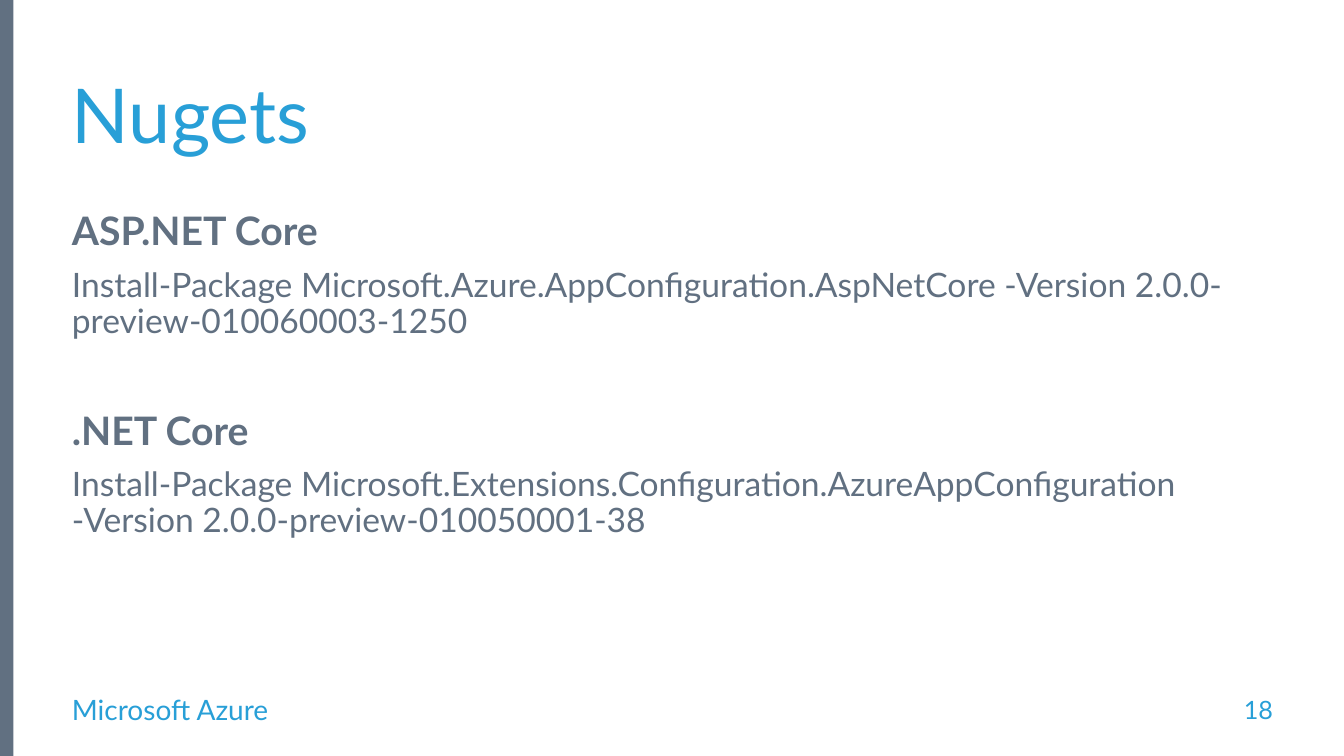
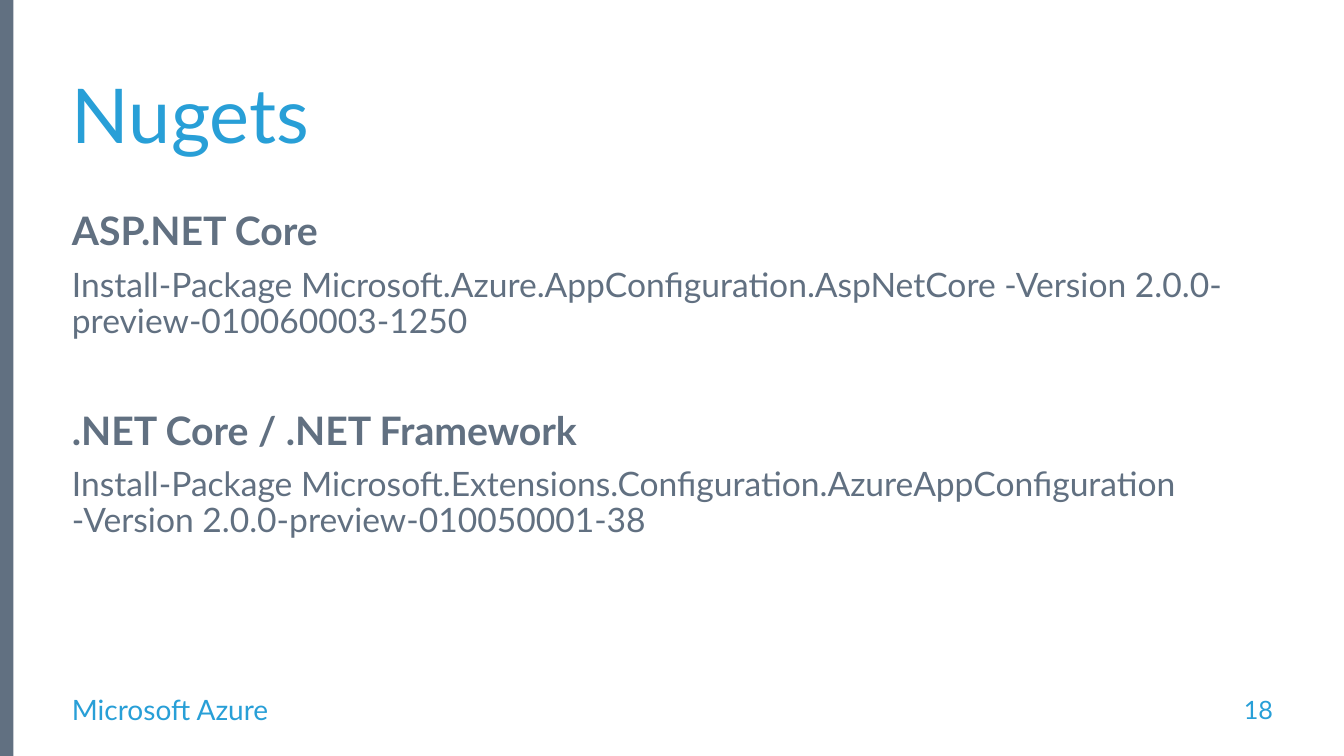
Before and after one commit to calloncampbell/Azure-App-Configuration-DemoWebApp, a slide deck: slide 18 of presentation/Centralized configuration with Azure App Configuration.pptx. Drawn at 1344x756 pixels with LibreOffice and Linux fonts; fonts in the diff are those of the drawing; background and template pictures are left out. Boxes give left, top, right and bottom in pixels: in the first picture for what was removed or moved away, otherwise in the second. Text is boxed around its words. In the diff, an @@ line names an element or a change of style, - is before the commit and + after.

```diff
--- a/presentation/Centralized configuration with Azure App Configuration.pptx
+++ b/presentation/Centralized configuration with Azure App Configuration.pptx
@@ text at box(72, 416, 577, 446): text changed @@
-.NET Core
+.NET Core / .NET Framework
```
Also in this commit, not shown: 3 other slides changed.
